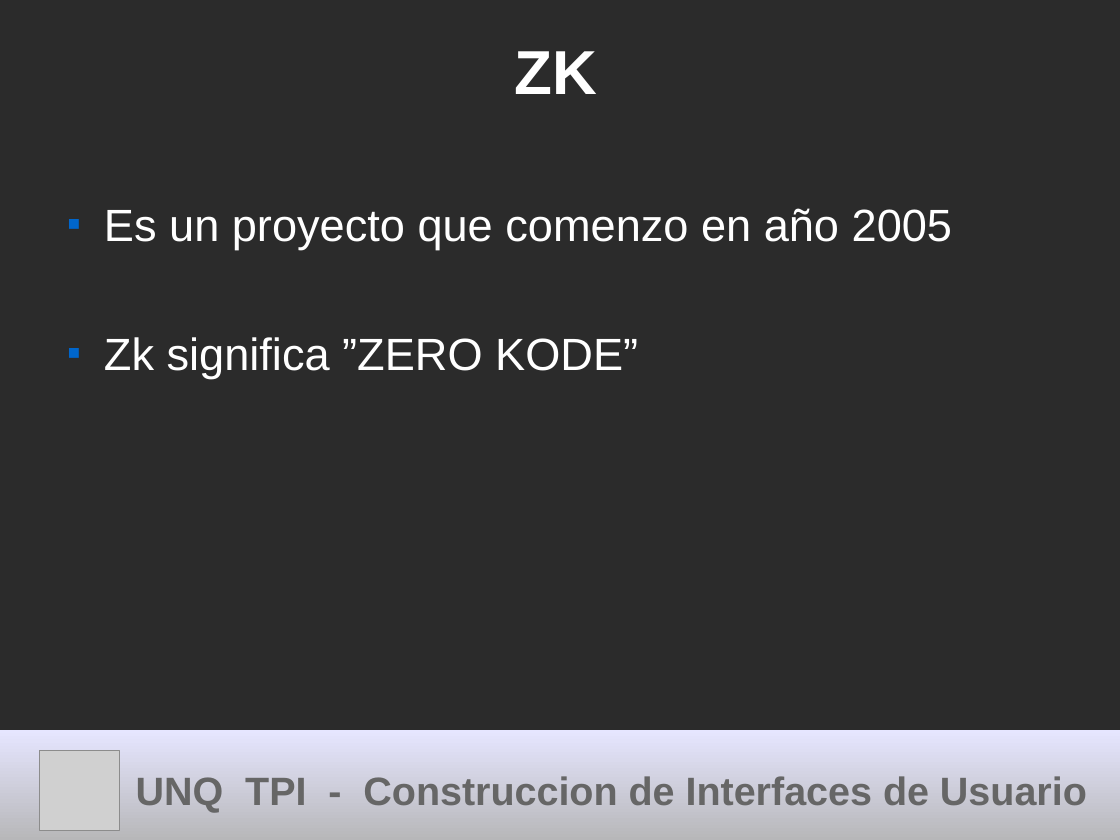
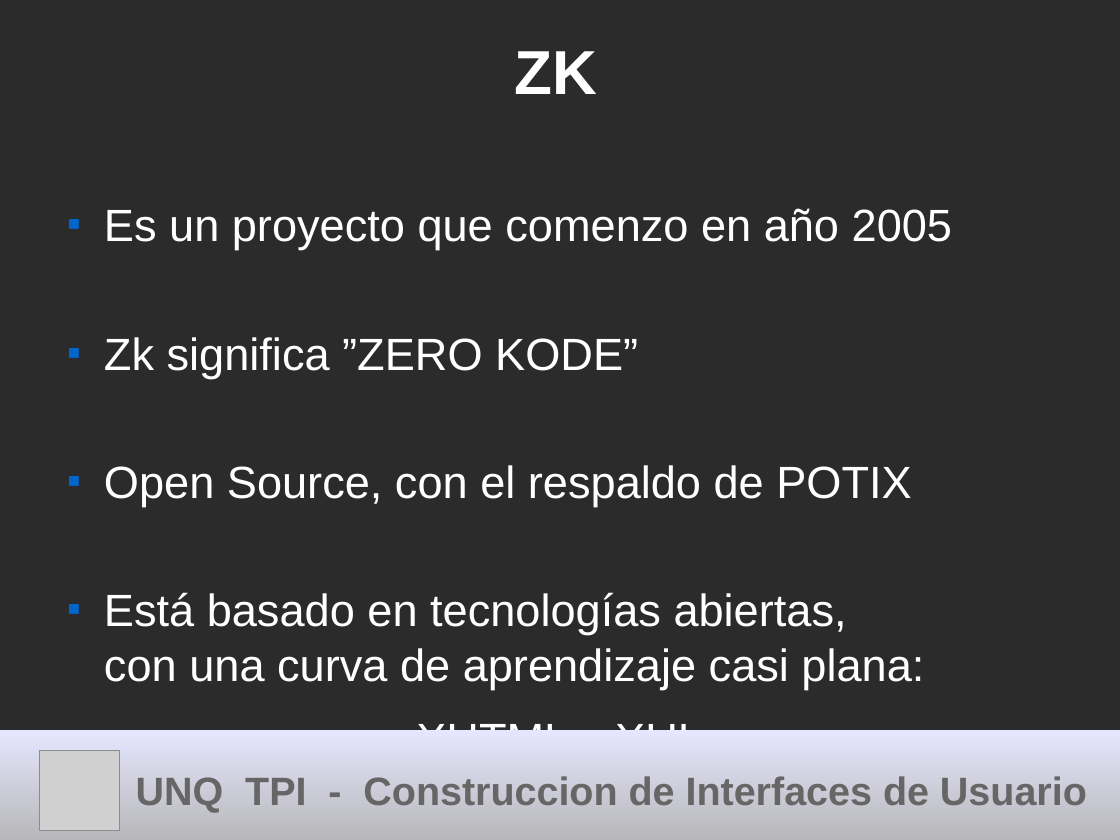
Before and after one commit to cdmarchionne/tpi-ui-tp-esferas, a slide deck: slide 8 of ZK/resources/Presentacion ZK.odp. Drawn at 1120x840 pixels with LibreOffice and Linux fonts; fonts in the diff are those of the drawing; grey boxes stand for pictures; background and template pictures are left out; a plain dark background stands for a picture behind light text. Boxes give left, top, right and bottom in pixels: in the first picture for what was removed or moved away, otherwise in the second. Text is boxed around its words. In the diff, an @@ line names an element or a change of style, - is before the commit and + after.

```diff
--- a/ZK/resources/Presentacion ZK.odp
+++ b/ZK/resources/Presentacion ZK.odp
@@ text at (x1=104, y1=465, x2=924, y2=730): paragraphs added @@
+■ Open Source, con el respaldo de POTIX
+■ Está basado en tecnologías abiertas,
+  con una curva de aprendizaje casi plana:
+XHTML y XUL
```
Also in this commit, not shown: 3 other slides changed, 3 slides added.
